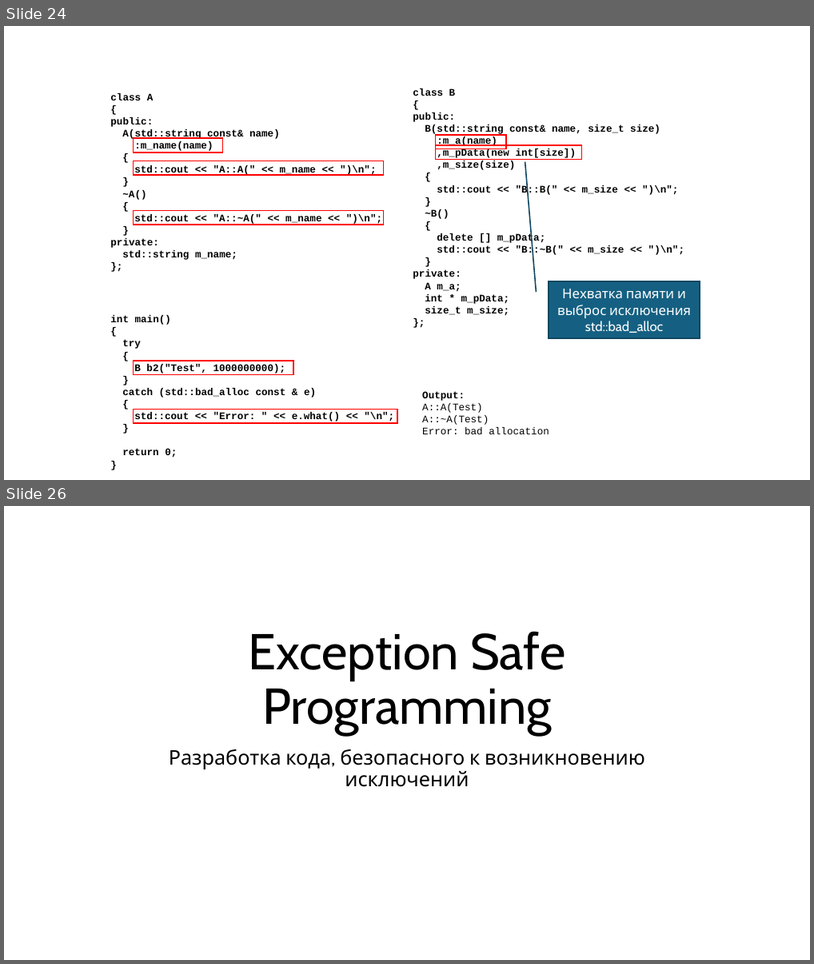
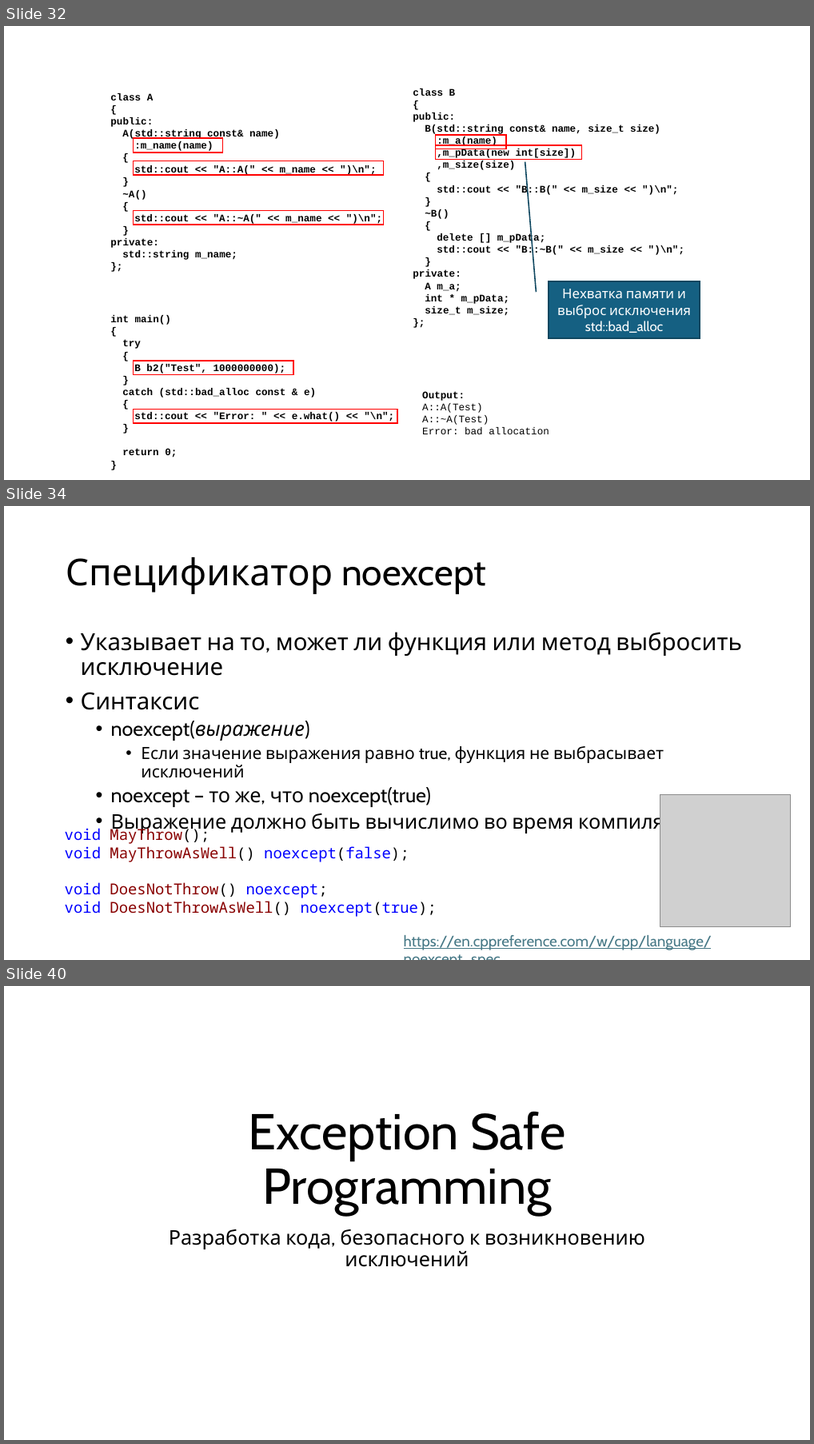
Before and after one commit to alexey-malov/oop, a slide deck: lectures/05/Обработка ошибок и исключительных ситуаций.pptx. Shown one above the other, each under a label of ours: slides 24 and 26 before the commit, slides 32, 34 and 40 after it; the slides between them are not shown. The pictures are 814x964 and 814x1444 pixels, drawn with LibreOffice and Linux fonts; fonts in the diff are those of the drawing; grey boxes stand for pictures. Boxes give left, top, right and bottom in pixels: in the first picture for what was removed or moved away, otherwise in the second. Text is boxed around its words. In the diff, an @@ line names an element or a change of style, - is before the commit and + after.

```diff
--- a/lectures/05/Обработка ошибок и исключительных ситуаций.pptx
+++ b/lectures/05/Обработка ошибок и исключительных ситуаций.pptx
@@ slide 34 added at [4,506,810,960], background #FFFFFF @@
@@ title added at [66,557,486,594], 44 pt, text #000000 @@
+Спецификатор noexcept
@@ text added at [81,632,742,833], 24 pt, text #000000 @@
+• Указывает на то, может ли функция или метод выбросить исключение
+• Синтаксис
+  • noexcept(выражение)
+    • Если значение выражения равно true, функция не выбрасывает исключений
+  • noexcept – то же, что noexcept(true)
+  • Выражение должно быть вычислимо во время компиляции
@@ picture added at [660,795,791,927] @@
@@ text added at [65,825,437,916], 18 pt, text #880000 @@
+void MayThrow();
+void MayThrowAsWell() noexcept(false);
+void DoesNotThrow() noexcept;
+void DoesNotThrowAsWell() noexcept(true);
@@ text added at [404,935,712,950], 18 pt, text #467886, underline @@
+https://en.cppreference.com/w/cpp/language/noexcept_spec
@@ what was slide 24 is now slide 32 @@
@@ what was slide 26 is now slide 40 @@
```
Also in this commit, not shown: 13 slides changed, 13 other slides added, 1 slide removed, 2 other files.
